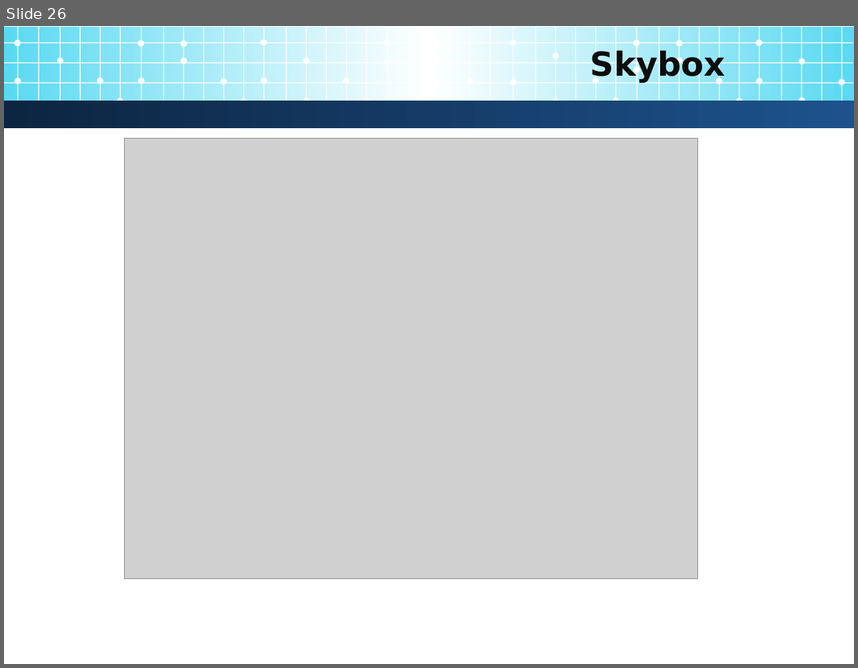
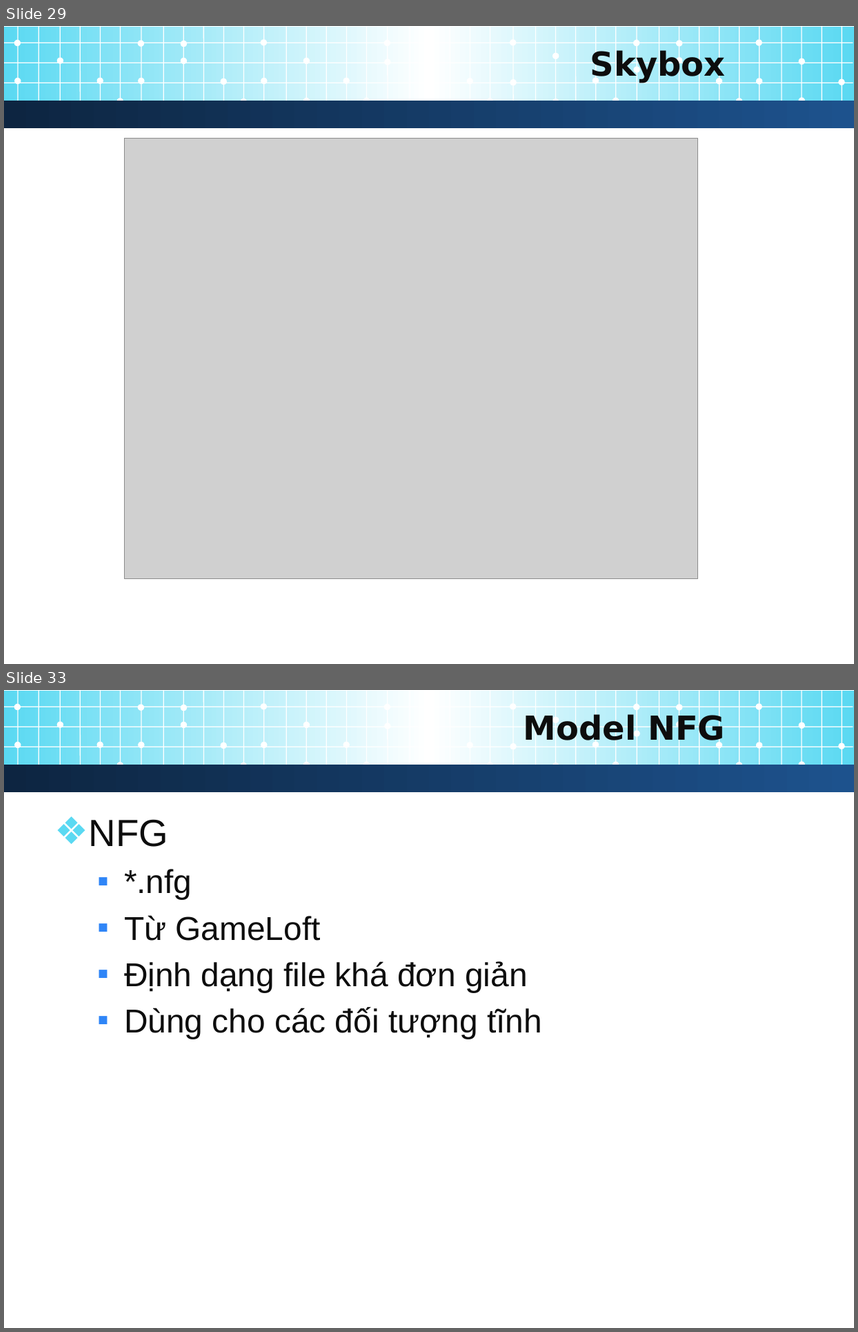
Before and after one commit to jundat/jogl-tank3d, a slide deck: Slide/3D Programming.pptx. Shown one above the other, each under a label of ours: slide 26 before the commit, slides 29 and 33 after it; the slides between them are not shown. The pictures are 858x668 and 858x1332 pixels, drawn with LibreOffice and Linux fonts; fonts in the diff are those of the drawing; grey boxes stand for pictures; background and template pictures are left out. Boxes give left, top, right and bottom in pixels: in the first picture for what was removed or moved away, otherwise in the second. Text is boxed around its words. In the diff, an @@ line names an element or a change of style, - is before the commit and + after.

Commit message:
Đã thêm phần Model vào Slide

```diff
--- a/Slide/3D Programming.pptx
+++ b/Slide/3D Programming.pptx
@@ slide 33 added at [4,690,854,1328], background #FFFFFF; not listed: 88 template elements that a slide beside it also shows @@
@@ title added at [524,713,725,747], 28 pt, text #0D0D0D, bold @@
+Model NFG
@@ text added at [89,819,542,1038], 28 pt, text #0D0D0D @@
+❖ NFG
+  ▪ *.nfg
+  ▪ Từ GameLoft
+  ▪ Định dạng file khá đơn giản
+  ▪ Dùng cho các đối tượng tĩnh
@@ what was slide 26 is now slide 29 @@
```
Also in this commit, not shown: 3 slides changed, 10 other slides added, 1 slide removed.
